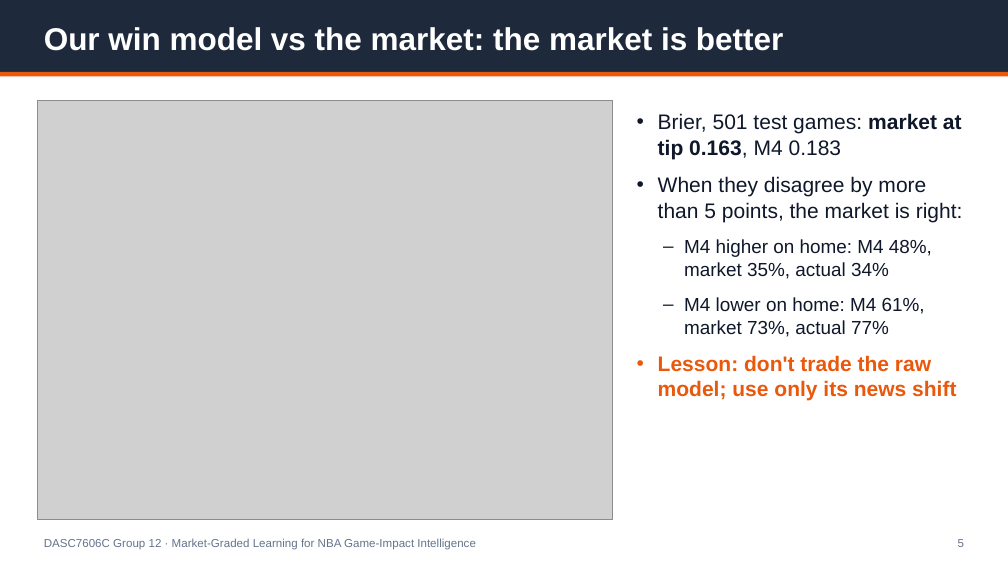
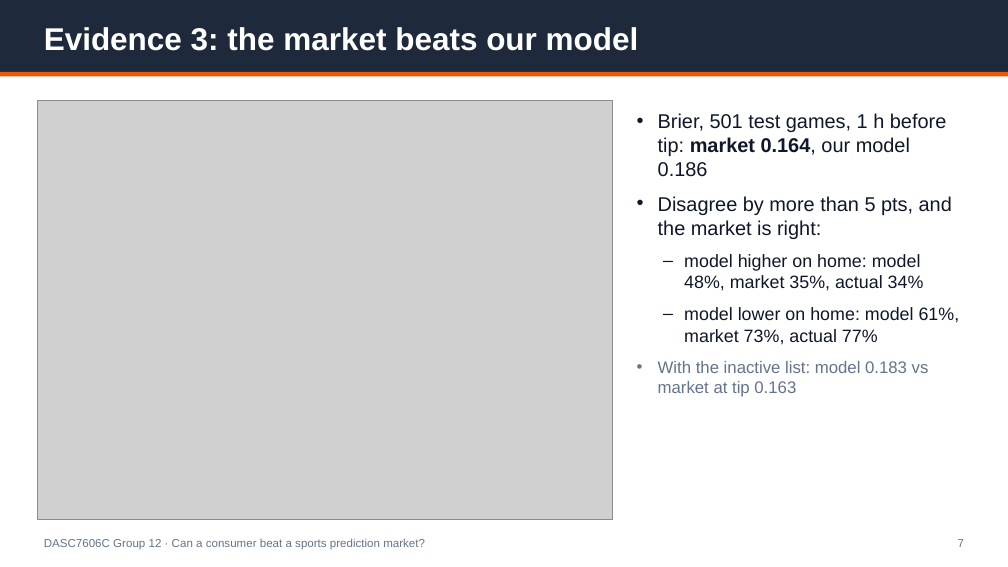
Before and after one commit to Michaelyzr/nba-agent, a slide deck: slide 7 of presentation/nba_agent_deck.pptx (slide 5 before the commit). Drawn at 1008x567 pixels with LibreOffice and Linux fonts; fonts in the diff are those of the drawing; grey boxes stand for pictures. Boxes give left, top, right and bottom in pixels: in the first picture for what was removed or moved away, otherwise in the second. Text is boxed around its words. In the diff, an @@ line names an element or a change of style, - is before the commit and + after.

```diff
--- a/presentation/nba_agent_deck.pptx
+++ b/presentation/nba_agent_deck.pptx
@@ text at [44, 27, 639, 51]: text changed @@
-Our win model vs the market: the market is better
+Evidence 3: the market beats our model
@@ text at [658, 113, 960, 397]: text changed; size 20 to 19 pt @@
-• Brier, 501 test games: market at tip 0.163, M4 0.183
-• When they disagree by more than 5 points, the market is right:
-– M4 higher on home: M4 48%, market 35%, actual 34%
-– M4 lower on home: M4 61%, market 73%, actual 77%
-• Lesson: don't trade the raw model; use only its news shift
+• Brier, 501 test games, 1 h before tip: market 0.164, our model 0.186
+• Disagree by more than 5 pts, and the market is right:
+– model higher on home: model 48%, market 35%, actual 34%
+– model lower on home: model 61%, market 73%, actual 77%
+• With the inactive list: model 0.183 vs market at tip 0.163
@@ text at [44, 538, 425, 550]: text changed @@
-DASC7606C Group 12 · Market-Graded Learning for NBA Game-Impact Intelligence
+DASC7606C Group 12 · Can a consumer beat a sports prediction market?
@@ text at [958, 539, 964, 547]: text changed @@
-5
+7
```
Also in this commit, not shown: 6 other slides changed, 8 slides added, 8 slides removed, 19 other files.
